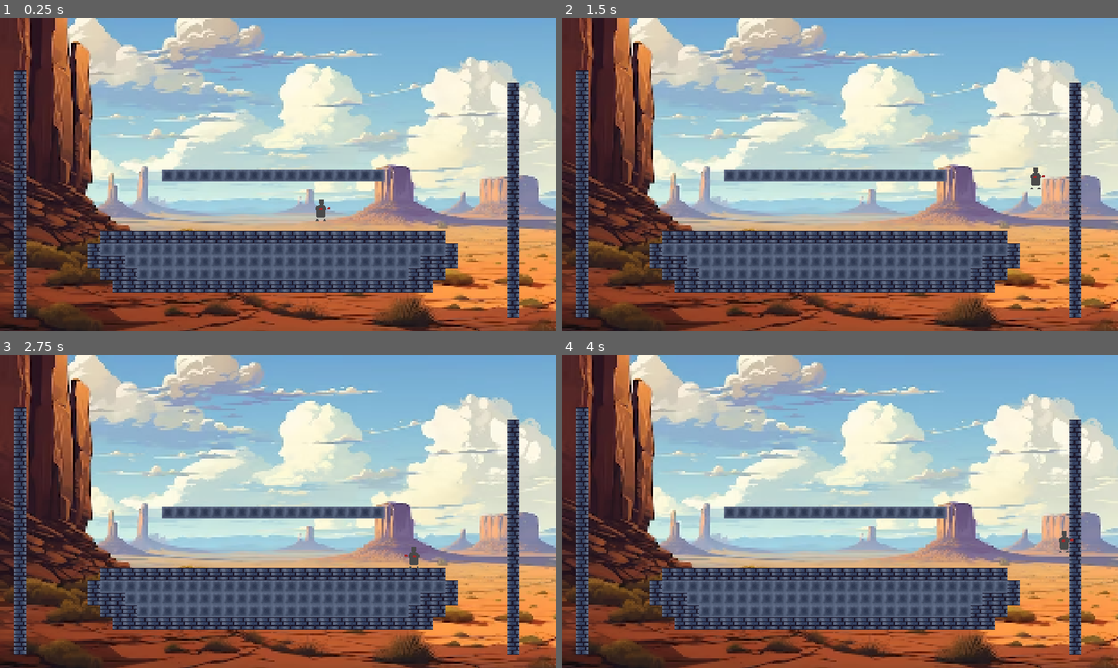
Above: before the commit, frames 1-4 (two rows, left to right).
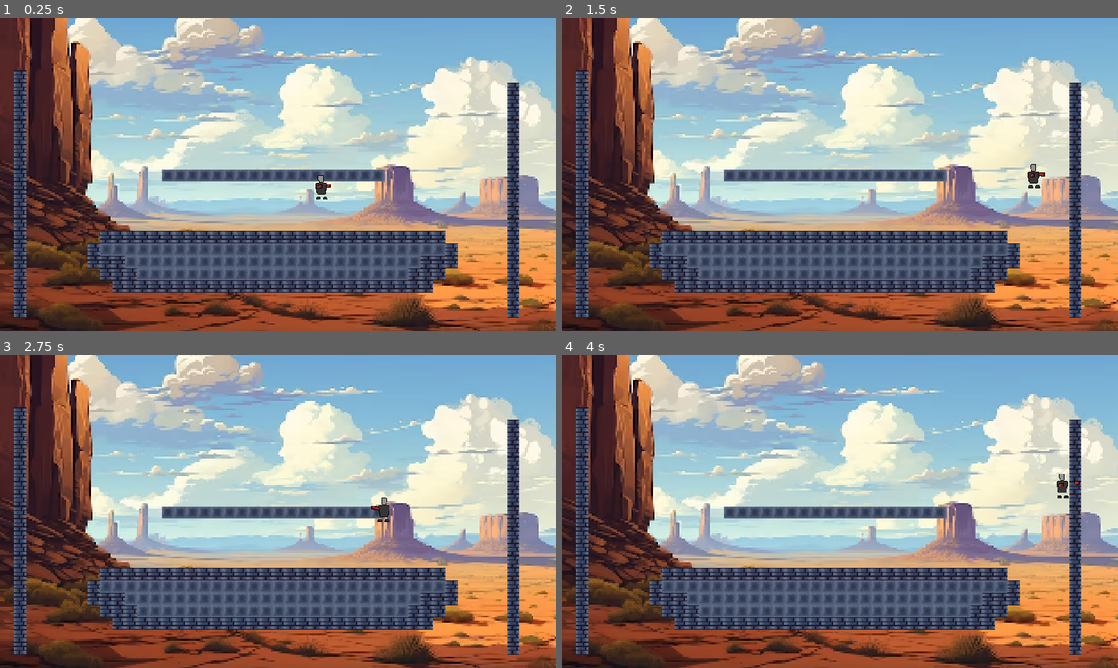
Above: after the commit, the same moments.

Repository: Erueti-Selwyn/DiVerse-Game
Game: Godot game, scene res://Level.tscn
The game is run twice, just before and just after one commit, with the same random seed, the same clock (stepped at 60 frames per second) and the same inputs.
Inputs:
- Up to frame 1 (0.25 s): no input
- Up to frame 2 (1.5 s): hold D (move_right) from 0.53 s (still down); tap Q (dash) at 0.6 s; tap Space (jump) at 0.77 s; tap C (attack, bound only after the commit) at 0.8, 1.35 s
- Up to frame 3 (2.75 s): tap Space (jump) at 1.52 s; tap Q (dash) at 1.55, 2.1 s; release D (move_right) at 2.03 s; hold A (move_left) from 2.03 s (still down); tap C (attack, bound only after the commit) at 2.3 s
- Up to frame 4 (4 s): release A (move_left) at 2.78 s; hold D (move_right) from 2.78 s (still down); tap C (attack, bound only after the commit) at 2.85, 3.8 s; tap Space (jump) at 3.02, 3.77 s; tap Q (dash) at 3.05, 3.6 s

The runs differ from the first frame. In frame 1, 0.2% of the frame differs, in the area x 56-60%, y 50-65%; in frame 2, 0.1%; in frame 3, 0.2%, in the area x 66-76%, y 45-69%; in frame 4, 0.2%.

Commit message:
Baisc Punching Animation

Diff:
--- a/2DFightingGodot/Player.gd
+++ b/2DFightingGodot/Player.gd
@@ -25,6 +25,7 @@
 var canDash = true
 var dashing = false
 var dashSpeed = 1700
+var is_punching = false
 
 var facing_right = true
 
@@ -39,16 +40,21 @@
 
 func _physics_process(delta):
 	# Animation
-	if velocity == Vector2(0, 0):
+	if velocity == Vector2(0, 0) && !is_punching:
 		_animated_sprite.play("idlebase_ani")
-	else:
-		_animated_sprite.stop()
+
+	if Input.is_action_just_released("attack") && !is_punching:
+		is_punching = true
+		_animated_sprite.play("punch")
+		await get_tree().create_timer(0.4).timeout
+		print("finish")
+		is_punching = false
 
 	# Player Direction
 	var direction = Input.get_axis("move_left", "move_right")
 
 	# Dashing and Movement
-	if Input.is_action_just_pressed("dash") and !dashing:
+	if Input.is_action_just_pressed("dash") and !dashing and !is_punching:
 		dashDirection = direction
 	if dashing:
 		velocity.x = dashDirection * dashSpeed
@@ -122,7 +128,7 @@
 	if is_on_floor():
 		currentDashAmount = dashAmount
 
-	if Input.is_action_just_pressed("dash") and currentDashAmount > 0 and !dashing and canDash:
+	if Input.is_action_just_pressed("dash") and currentDashAmount > 0 and !dashing and canDash and !is_punching:
 		dashing = true
 		canDash = false
 		currentDashAmount -= 1
--- a/2DFightingGodot/Player.tscn
+++ b/2DFightingGodot/Player.tscn
@@ -1,28 +1,124 @@
-[gd_scene load_steps=7 format=3 uid="uid://c1kqk2uiq3k8q"]
+[gd_scene load_steps=20 format=3 uid="uid://c1kqk2uiq3k8q"]
 
 [ext_resource type="Script" path="res://Player.gd" id="1_c8uyu"]
-[ext_resource type="Texture2D" uid="uid://dlxl582qanxn4" path="res://assets/player animation/base player/base idle/Base_Idle0.png" id="2_ehy6s"]
-[ext_resource type="Texture2D" uid="uid://fjnx6v2dhjld" path="res://assets/player animation/base player/base idle/Base_Idle1.png" id="3_2namn"]
+[ext_resource type="Texture2D" uid="uid://cgode7an46hby" path="res://assets/player animation/base player/Sprite-Sheet-Base-Idle-Punch.png" id="2_dyrnq"]
 
 [sub_resource type="RectangleShape2D" id="RectangleShape2D_iea5w"]
-size = Vector2(40, 40)
+size = Vector2(41, 45)
+
+[sub_resource type="AtlasTexture" id="AtlasTexture_j64qb"]
+atlas = ExtResource("2_dyrnq")
+region = Rect2(0, 0, 64, 64)
+
+[sub_resource type="AtlasTexture" id="AtlasTexture_pkjfw"]
+atlas = ExtResource("2_dyrnq")
+region = Rect2(64, 0, 64, 64)
+
+[sub_resource type="AtlasTexture" id="AtlasTexture_ocoj3"]
+atlas = ExtResource("2_dyrnq")
+region = Rect2(128, 0, 64, 64)
+
+[sub_resource type="AtlasTexture" id="AtlasTexture_tvgha"]
+atlas = ExtResource("2_dyrnq")
+region = Rect2(192, 0, 64, 64)
+
+[sub_resource type="AtlasTexture" id="AtlasTexture_gvbwr"]
+atlas = ExtResource("2_dyrnq")
+region = Rect2(0, 64, 64, 64)
+
+[sub_resource type="AtlasTexture" id="AtlasTexture_ybo0y"]
+atlas = ExtResource("2_dyrnq")
+region = Rect2(64, 64, 64, 64)
+
+[sub_resource type="AtlasTexture" id="AtlasTexture_s1alc"]
+atlas = ExtResource("2_dyrnq")
+region = Rect2(128, 64, 64, 64)
+
+[sub_resource type="AtlasTexture" id="AtlasTexture_xvcqv"]
+atlas = ExtResource("2_dyrnq")
+region = Rect2(192, 64, 64, 64)
+
+[sub_resource type="AtlasTexture" id="AtlasTexture_4a3lc"]
+atlas = ExtResource("2_dyrnq")
+region = Rect2(0, 128, 64, 64)
+
+[sub_resource type="AtlasTexture" id="AtlasTexture_3ajl3"]
+atlas = ExtResource("2_dyrnq")
+region = Rect2(64, 128, 64, 64)
+
+[sub_resource type="AtlasTexture" id="AtlasTexture_s0ndi"]
+atlas = ExtResource("2_dyrnq")
+region = Rect2(128, 128, 64, 64)
+
+[sub_resource type="AtlasTexture" id="AtlasTexture_n8mdg"]
+atlas = ExtResource("2_dyrnq")
+region = Rect2(192, 128, 64, 64)
+
+[sub_resource type="AtlasTexture" id="AtlasTexture_7qqp1"]
+atlas = ExtResource("2_dyrnq")
+region = Rect2(0, 192, 64, 64)
+
+[sub_resource type="AtlasTexture" id="AtlasTexture_ctk3n"]
+atlas = ExtResource("2_dyrnq")
+region = Rect2(64, 192, 64, 64)
 
 [sub_resource type="SpriteFrames" id="SpriteFrames_fb2fc"]
 animations = [{
 "frames": [{
-"duration": 1.0,
-"texture": ExtResource("2_ehy6s")
+"duration": 15.0,
+"texture": SubResource("AtlasTexture_j64qb")
 }, {
-"duration": 1.0,
-"texture": ExtResource("3_2namn")
+"duration": 15.0,
+"texture": SubResource("AtlasTexture_pkjfw")
 }],
 "loop": true,
 "name": &"idlebase_ani",
-"speed": 5.0
+"speed": 30.0
+}, {
+"frames": [{
+"duration": 1.0,
+"texture": SubResource("AtlasTexture_ocoj3")
+}, {
+"duration": 1.0,
+"texture": SubResource("AtlasTexture_tvgha")
+}, {
+"duration": 1.0,
+"texture": SubResource("AtlasTexture_gvbwr")
+}, {
+"duration": 1.0,
+"texture": SubResource("AtlasTexture_ybo0y")
+}, {
+"duration": 1.0,
+"texture": SubResource("AtlasTexture_s1alc")
+}, {
+"duration": 1.0,
+"texture": SubResource("AtlasTexture_xvcqv")
+}, {
+"duration": 1.0,
+"texture": SubResource("AtlasTexture_4a3lc")
+}, {
+"duration": 1.0,
+"texture": SubResource("AtlasTexture_3ajl3")
+}, {
+"duration": 1.0,
+"texture": SubResource("AtlasTexture_s0ndi")
+}, {
+"duration": 1.0,
+"texture": SubResource("AtlasTexture_n8mdg")
+}, {
+"duration": 1.0,
+"texture": SubResource("AtlasTexture_7qqp1")
+}, {
+"duration": 1.0,
+"texture": SubResource("AtlasTexture_ctk3n")
+}],
+"loop": false,
+"name": &"punch",
+"speed": 30.0
 }]
 
 [sub_resource type="RectangleShape2D" id="RectangleShape2D_ptv32"]
-size = Vector2(40, 79)
+size = Vector2(41, 90.5)
 
 [node name="CharacterBody2D" type="CharacterBody2D"]
 script = ExtResource("1_c8uyu")
@@ -31,19 +127,19 @@
 position = Vector2(0, 20)
 
 [node name="CollisionShape2D" type="CollisionShape2D" parent="Area2D"]
-position = Vector2(0, 20)
+position = Vector2(0.5, -65)
 scale = Vector2(1, 2)
 shape = SubResource("RectangleShape2D_iea5w")
 
 [node name="AnimatedSprite2D" type="AnimatedSprite2D" parent="."]
 texture_filter = 1
-position = Vector2(2.25001, 30.25)
-scale = Vector2(3.10938, 3.10938)
+position = Vector2(0, -68)
+scale = Vector2(2.14063, 2.14063)
 sprite_frames = SubResource("SpriteFrames_fb2fc")
-animation = &"idlebase_ani"
+animation = &"punch"
 
 [node name="CollisionShape2D" type="CollisionShape2D" parent="."]
-position = Vector2(0, 39.5)
+position = Vector2(0.5, -44.75)
 shape = SubResource("RectangleShape2D_ptv32")
 
 [connection signal="body_entered" from="Area2D" to="." method="_on_area_2d_body_entered"]
--- a/2DFightingGodot/project.godot
+++ b/2DFightingGodot/project.godot
@@ -59,3 +59,8 @@
 , Object(InputEventJoypadButton,"resource_local_to_scene":false,"resource_name":"","device":-1,"button_index":1,"pressure":0.0,"pressed":true,"script":null)
 ]
 }
+attack={
+"deadzone": 0.5,
+"events": [Object(InputEventKey,"resource_local_to_scene":false,"resource_name":"","device":-1,"window_id":0,"alt_pressed":false,"shift_pressed":false,"ctrl_pressed":false,"meta_pressed":false,"pressed":false,"keycode":0,"physical_keycode":67,"key_label":0,"unicode":99,"echo":false,"script":null)
+]
+}
Binary file added: 2DFightingGodot/assets/player animation/base player/Sprite-Sheet-Base-Idle-Punch.png
Not shown, added: 2DFightingGodot/assets/player animation/base player/Sprite-Sheet-Base-Idle-Punch.png.import
